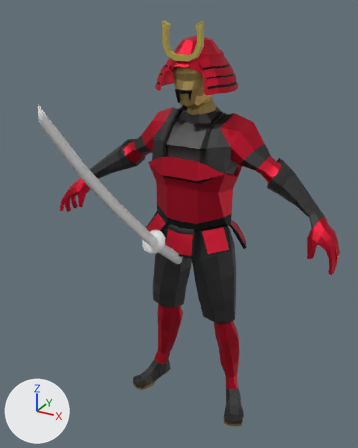
Before and after pictures for a commit that changed the FBX model Ronin Chronicles/Assets/Неполный самурай.fbx.
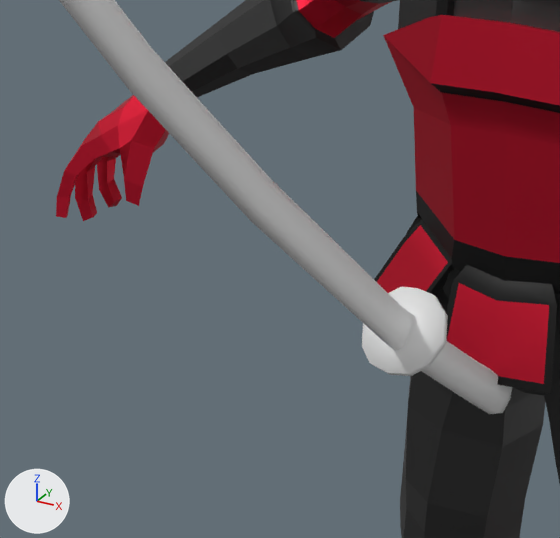
The first picture shows the older version from a 50 mm lens placed at (1.18, -2.32, 2.38), pointed at (0.07, -0.3, 1.37). The close-ups show both versions on the part from 13% to 55% of the width and 34% to 66% of the height of that picture. The lights are fixed; the arrows at lower left show +X, +Y and +Z. Where no turn or scale is listed for an object, it has been applied to the vertices.

In view in the first close-up: 'Katana', 'Samurai'.
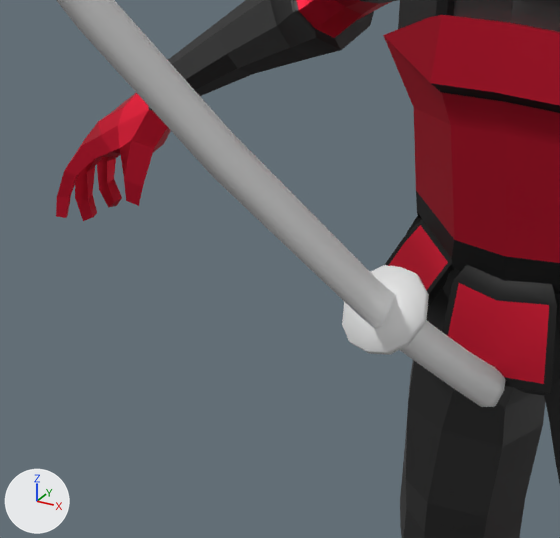
What changed in the scene script:
```text
Change ob_katana:
    ob_katana.location: (0.005, -0.307, 1.192) -> (0.007, -0.346, 1.231)
    ob_katana.rotation_euler: (-1.548, 0.787, 1.587) -> (-1.587, 0.823, 1.507)  # degrees (-89, 45, 91) -> degrees (-91, 47, 86)
```

Changed parts and their boxes [x1, y1, x2, y2] in the close-ups (560 x 538 px):
'Katana', moved, turned
    before: [59, 0, 512, 414]
    after: [57, 0, 505, 407]
